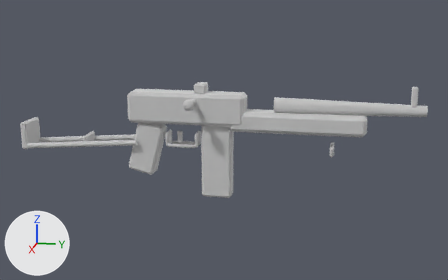
What one commit did to the glTF model ambush_loop/art/v2/models/mp40_lod0.glb.
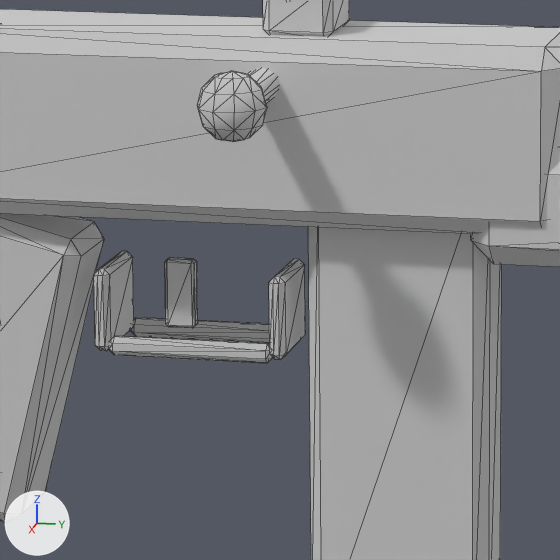
There are two pictures of each version: one whole from a 50 mm camera at (1.254, 0.355, 0.281) aimed at (0.018, 0.108, -0.028), one close up on the part from 33% to 54% of the width and 31% to 65% of the height. Lighting does not change. The marker at lower left points along +X, +Y and +Z. The older version's two pictures come first. The close-ups show mesh edges as thin lines. Vertices at exactly the same position are counted once.

Before the edit, the objects in view are built like this:
```python
me_folding_stock_rail = bpy.data.meshes.new('folding_stock_rail')
me_folding_stock_rail.from_pydata(...)  # 472 vertices, 868 faces; spans x -0.033..0.081, y -0.347..0.51, z -0.156..0.092
me_folding_stock_rail.materials.append(mat_v2_actor_atlas)  # white #e7e7e7
ob_mp40_body = bpy.data.objects.new('mp40_body', me_folding_stock_rail)
ob_mp40_body.location = (0.0, 0.0, 0.0)
```
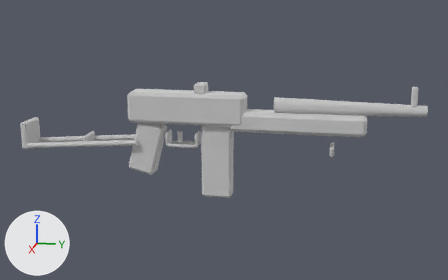
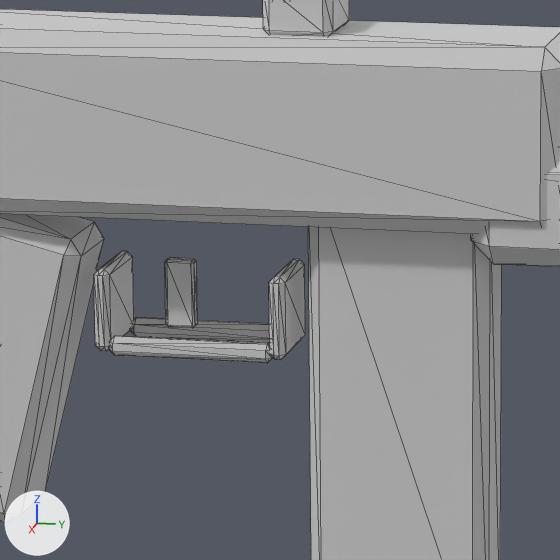
Location of each change, [x1, y1, x2, y2] in pixels of the close-ups (560 x 560 px):
part 1 of me_folding_stock_rail, deleted
    before: [197, 71, 267, 142]
part 2 of me_folding_stock_rail, deleted
    before: [248, 67, 279, 103]

Edits to the bpy script that builds the scene:
```text
Change me_folding_stock_rail:
    used by ob_mp40_body; location = (0.0, 0.0, 0.0)
    remove me_folding_stock_rail.from_pydata(...)  # 472 vertices, 868 faces; spans x -0.033..0.081, y -0.347..0.51, z -0.156..0.092
    add me_folding_stock_rail.from_pydata(...)  # 404 vertices, 740 faces; spans x -0.033..0.033, y -0.347..0.51, z -0.156..0.092
    me_folding_stock_rail part 1: the loose piece of 52 vertices spanning x 0.059..0.081, y 0.034..0.058, z 0.041..0.065 is deleted
    me_folding_stock_rail part 2: the loose piece of 16 vertices spanning x 0.0..0.065, y 0.04..0.052, z 0.047..0.059 is deleted
```
